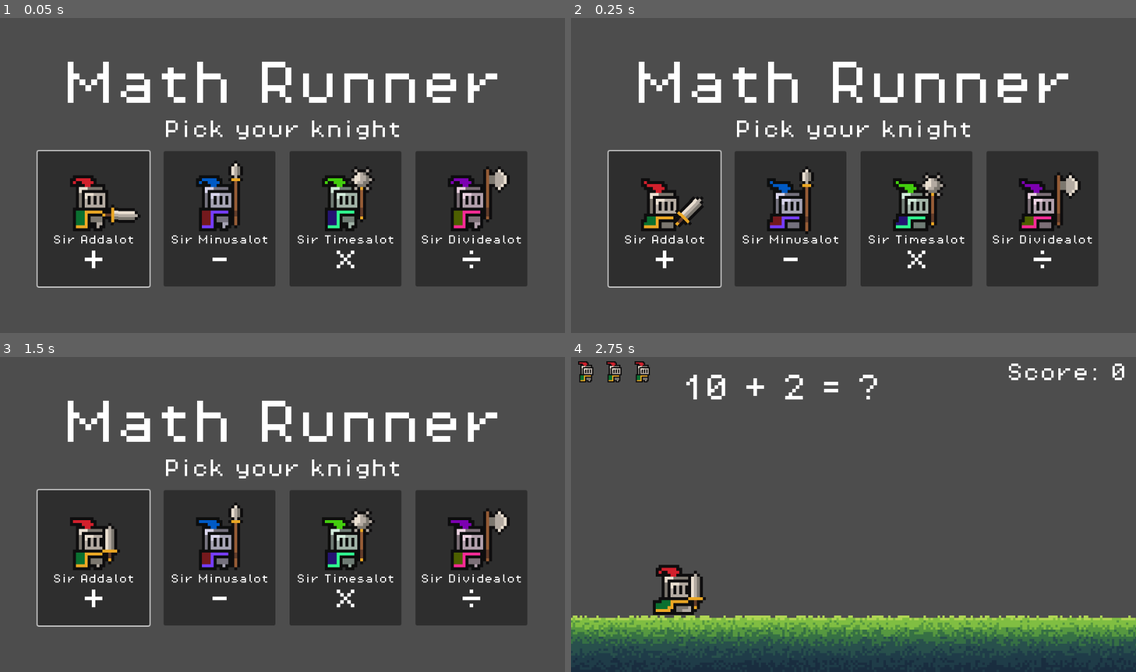
Above: before the commit, frames 1-4 (two rows, left to right).
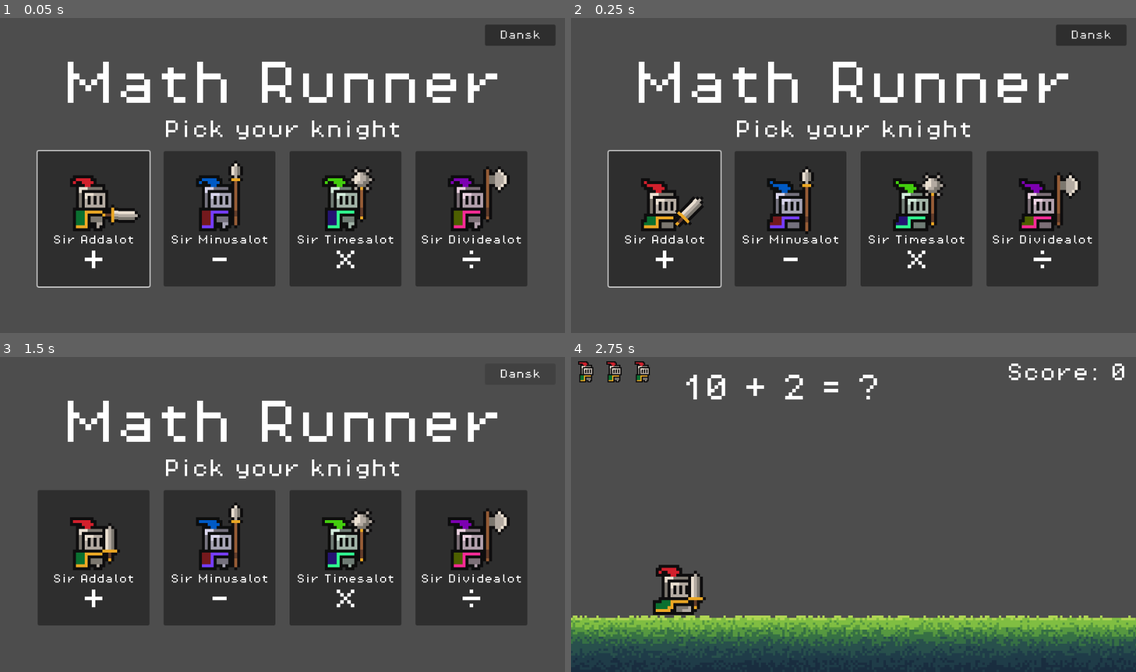
Above: after the commit, the same moments.

Repository: fredsoe-io/math-runner
Game: Godot game, scene res://scenes/main_menu.tscn
The game is run twice, just before and just after one commit, with the same random seed, the same clock (stepped at 60 frames per second) and the same inputs.
Inputs (mouse positions are in pixels of both pictures, inside the frame that each line leads up to):
- Up to frame 1 (0.05 s): no input
- Up to frame 2 (0.25 s): no input
- Up to frame 3 (1.5 s): click (519, 372) at 0.5 s, where only the run after the commit has a clickable "Dansk"; click (519, 372) at 1.25 s, where only the run after the commit has a clickable "English"
- Up to frame 4 (2.75 s): click (667, 558) at 2 s

The runs differ from the first frame. In frame 1, 0.8% of the frame differs, in the area x 85-99%, y 2-9%; in frame 2, 0.8%; in frame 3, 0.6%; in frame 4, nothing differs.

Commit message:
Add Danish, with a language button in the main menu
The Danish text is in translations/translations.csv with the English text
as the key. Scene text is translated by Godot; text set from code goes
through tr(). The knights' names stay English. The game starts in the
browser's language, and the "Dansk"/"English" button in the main menu
switches and is remembered in user://player.cfg next to the name.

The player.cfg reads and writes move to GlobalConfig, which keeps the
other key when one is saved (saving the name used to rewrite the file).

The game over title and the scoreboard status now wrap. "Spillet er slut!"
is too wide for one line, and two English messages (bad name, rate limit)
were already wider than the board and pushed it off the screen.

Co-Authored-By: Claude Opus 5.5 <noreply@anthropic.com>

Diff:
--- a/project.godot
+++ b/project.godot
@@ -45,6 +45,10 @@
 ]
 }
 
+[internationalization]
+
+locale/translations=PackedStringArray("res://translations/translations.da.translation")
+
 [rendering]
 
 textures/canvas_textures/default_texture_filter=0
--- a/scenes/hud.tscn
+++ b/scenes/hud.tscn
@@ -56,6 +56,7 @@
 theme_override_font_sizes/font_size = 48
 text = "Game Over!"
 horizontal_alignment = 1
+autowrap_mode = 3
 
 [node name="HintLabel" type="Label" parent="GameOverScreen/Left"]
 layout_mode = 2
@@ -134,6 +135,7 @@
 layout_mode = 2
 theme_override_font_sizes/font_size = 16
 horizontal_alignment = 1
+autowrap_mode = 3
 
 [connection signal="pressed" from="GameOverScreen/Left/MenuButton" to="." method="_on_menu_button_pressed"]
 [connection signal="focus_entered" from="GameOverScreen/BoardPanel/Board/NameRow/NameEdit" to="." method="_on_name_edit_focus_entered"]
--- a/scenes/main_menu.tscn
+++ b/scenes/main_menu.tscn
@@ -70,7 +70,23 @@
 knight_name = "Sir Dividealot"
 symbol = "÷"
 
+[node name="LanguageButton" type="Button" parent="."]
+unique_name_in_owner = true
+auto_translate_mode = 2
+layout_mode = 1
+anchors_preset = 1
+anchor_left = 1.0
+anchor_right = 1.0
+offset_left = -136.0
+offset_top = 16.0
+offset_right = -16.0
+offset_bottom = 52.0
+grow_horizontal = 0
+theme_override_font_sizes/font_size = 16
+text = "Dansk"
+
 [connection signal="knight_selected" from="MarginContainer/VBoxContainer/Knights/SirAddalot" to="." method="_on_knight_selected"]
 [connection signal="knight_selected" from="MarginContainer/VBoxContainer/Knights/SirMinusalot" to="." method="_on_knight_selected"]
 [connection signal="knight_selected" from="MarginContainer/VBoxContainer/Knights/SirTimesalot" to="." method="_on_knight_selected"]
 [connection signal="knight_selected" from="MarginContainer/VBoxContainer/Knights/SirDividealot" to="." method="_on_knight_selected"]
+[connection signal="pressed" from="LanguageButton" to="." method="_on_language_button_pressed"]
--- a/scripts/global_config.gd
+++ b/scripts/global_config.gd
@@ -56,8 +56,40 @@
 # UI Settings
 var life_size: Vector2 = Vector2(24, 24)
 
+# Language
+# English or Danish. The Danish text is in translations/translations.csv, with
+# the English text as the key. The main menu has a button to switch; until the
+# player uses it, the game follows the browser's (or computer's) language.
+const LANGUAGES: Array[String] = ["en", "da"]
+var language: String = "en"
+
+# What the game remembers between visits: the name for the scoreboard and the
+# language
+const PLAYER_FILE := "user://player.cfg"
+
 func _ready() -> void:
 	question_generator = create_question_generator(problem_type)
+	set_language(load_player_setting("language", _system_language()), false)
+
+func set_language(new_language: String, remember := true) -> void:
+	language = new_language if new_language in LANGUAGES else "en"
+	TranslationServer.set_locale(language)
+	if remember:
+		save_player_setting("language", language)
+
+func _system_language() -> String:
+	return "da" if OS.get_locale_language() == "da" else "en"
+
+func load_player_setting(key: String, default: Variant) -> Variant:
+	var config := ConfigFile.new()
+	config.load(PLAYER_FILE) # No file yet just gives the default
+	return config.get_value("player", key, default)
+
+func save_player_setting(key: String, value: Variant) -> void:
+	var config := ConfigFile.new()
+	config.load(PLAYER_FILE) # Keep the other settings
+	config.set_value("player", key, value)
+	config.save(PLAYER_FILE)
 
 func set_problem_type(type: Constants.ProblemType) -> void:
 	print("Setting problem type to: ", type)
--- a/scripts/hud.gd
+++ b/scripts/hud.gd
@@ -4,8 +4,6 @@
 ## The player pressed Save (or Enter) with this name
 signal save_requested(player_name: String)
 
-## The last name typed is remembered here for next time
-const PLAYER_FILE := "user://player.cfg"
 const NEW_SCORE_COLOR := Color.GOLD
 
 @onready var healthbar = $Healthbar
@@ -15,13 +13,14 @@
 
 func _ready() -> void:
 	$GameOverScreen.visible = false
-	%NameEdit.text = _load_name()
+	# The last name typed is remembered for next time
+	%NameEdit.text = GlobalConfig.load_player_setting("name", "")
 
 func set_formular(formular: String):
 	$Formular.text = formular
 
 func set_score(score: int):
-	$Score.text = str("Score: ", score)
+	$Score.text = tr("Score: %d") % score
 
 func lose_life():
 	healthbar.lose_life()
@@ -37,7 +36,7 @@
 	if state:
 		_saving = false
 		_clear_rows()
-		%StatusLabel.text = "Loading the scoreboard..."
+		%StatusLabel.text = tr("Loading the scoreboard...")
 		%SaveButton.disabled = false
 	else:
 		%NameEdit.release_focus()
@@ -49,14 +48,14 @@
 
 func set_board_name(board_name: String) -> void:
 	_board_name = board_name
-	%BoardTitle.text = "Top 10 - %s" % board_name
+	%BoardTitle.text = tr("Top 10 - %s") % board_name
 
 ## Shows part of the board: the top 10, or after saving the 10 entries around
 ## the new score. new_rank > 0 means the player's score was just saved.
 func show_board(entries: Array, new_rank: int) -> void:
 	_clear_rows()
 	var is_top := entries.is_empty() or int(entries[0].rank) == 1
-	%BoardTitle.text = ("Top 10 - %s" if is_top else "Your place - %s") % _board_name
+	%BoardTitle.text = (tr("Top 10 - %s") if is_top else tr("Your place - %s")) % _board_name
 	for entry in entries:
 		var color: Color = NEW_SCORE_COLOR if entry.get("is_new", false) else Color.WHITE
 		# JSON numbers arrive as floats, so make them whole numbers again
@@ -67,9 +66,9 @@
 	if new_rank > 0:
 		_saving = false
 		%SaveButton.disabled = true
-		%StatusLabel.text = "Saved! You are number %d" % new_rank
+		%StatusLabel.text = tr("Saved! You are number %d") % new_rank
 	elif entries.is_empty():
-		%StatusLabel.text = "No scores yet. Be the first!"
+		%StatusLabel.text = tr("No scores yet. Be the first!")
 	elif not _saving:
 		%StatusLabel.text = ""
 
@@ -83,13 +82,13 @@
 func _on_save_pressed() -> void:
 	var player_name: String = %NameEdit.text.strip_edges()
 	if player_name == "":
-		%StatusLabel.text = "Type your name first"
+		%StatusLabel.text = tr("Type your name first")
 		return
-	_save_name(player_name)
+	GlobalConfig.save_player_setting("name", player_name)
 	%NameEdit.release_focus()
 	_saving = true
 	%SaveButton.disabled = true
-	%StatusLabel.text = "Saving..."
+	%StatusLabel.text = tr("Saving...")
 	save_requested.emit(player_name)
 
 func _on_name_submitted(_text: String) -> void:
@@ -101,7 +100,7 @@
 	# so ask with the browser's own prompt instead
 	if OS.has_feature("web") and DisplayServer.is_touchscreen_available():
 		%NameEdit.release_focus()
-		var answer = JavaScriptBridge.eval("prompt('Your name', %s)" % JSON.stringify(%NameEdit.text))
+		var answer = JavaScriptBridge.eval("prompt(%s, %s)" % [JSON.stringify(tr("Your name")), JSON.stringify(%NameEdit.text)])
 		if answer is String:
 			%NameEdit.text = answer.strip_edges().left(%NameEdit.max_length)
 
@@ -115,20 +114,10 @@
 func _add_cell(text: String, color: Color, alignment: HorizontalAlignment, expand := false) -> void:
 	var label := Label.new()
 	label.text = text
+	label.auto_translate_mode = Node.AUTO_TRANSLATE_MODE_DISABLED # A player called "Addition" stays that
 	label.horizontal_alignment = alignment
 	label.add_theme_font_size_override("font_size", 16)
 	label.add_theme_color_override("font_color", color)
 	if expand:
 		label.size_flags_horizontal = Control.SIZE_EXPAND_FILL
 	%Rows.add_child(label)
-
-func _load_name() -> String:
-	var config := ConfigFile.new()
-	if config.load(PLAYER_FILE) != OK:
-		return ""
-	return config.get_value("player", "name", "")
-
-func _save_name(player_name: String) -> void:
-	var config := ConfigFile.new()
-	config.set_value("player", "name", player_name)
-	config.save(PLAYER_FILE)
--- a/scripts/main.gd
+++ b/scripts/main.gd
@@ -92,7 +92,7 @@
 	$HUD.show_game_over(false)
 	# Each knight has its own board. The server starts the clock for this game now.
 	var board: String = GlobalConfig.get_scoreboard_board()
-	$HUD.set_board_name(board.capitalize())
+	$HUD.set_board_name(tr(board.capitalize()))
 	$ScoreboardClient.start_run(board)
 
 func _on_save_requested(player_name: String) -> void:
--- a/scripts/main_menu.gd
+++ b/scripts/main_menu.gd
@@ -1,6 +1,7 @@
 extends Control
 
 func _ready() -> void:
+	_show_language_button()
 	# Keyboard navigation only works once something has focus.
 	# Start on the knight that was played last.
 	for knight_button in %Knights.get_children():
@@ -10,3 +11,11 @@
 func _on_knight_selected(problem_type: Constants.ProblemType) -> void:
 	GlobalConfig.set_problem_type(problem_type)
 	get_tree().change_scene_to_file("res://scenes/main.tscn")
+
+func _on_language_button_pressed() -> void:
+	GlobalConfig.set_language("en" if GlobalConfig.language == "da" else "da")
+	_show_language_button()
+
+# The button names the language it switches to, in that language
+func _show_language_button() -> void:
+	%LanguageButton.text = "English" if GlobalConfig.language == "da" else "Dansk"
--- a/scripts/scoreboard_client.gd
+++ b/scripts/scoreboard_client.gd
@@ -54,10 +54,10 @@
 ## Saves the score of the current run and then emits board_loaded
 func submit(player_name: String, score: int) -> void:
 	if not is_enabled():
-		failed.emit("The scoreboard is not available")
+		failed.emit(tr("The scoreboard is not available"))
 		return
 	if _run_id == "":
-		failed.emit("This game could not be saved")
+		failed.emit(tr("This game could not be saved"))
 		return
 	var run_id := _run_id
 	var payload := {
@@ -77,7 +77,7 @@
 ## Loads the top 10 of the current board and then emits board_loaded
 func load_board() -> void:
 	if not is_enabled():
-		failed.emit("The scoreboard is not available")
+		failed.emit(tr("The scoreboard is not available"))
 		return
 	var body = await _request(HTTPClient.METHOD_GET, "/%s/%s" % [GAME, _board])
 	if body != null:
@@ -94,14 +94,14 @@
 	var error := http.request(_base_url + API_PATH + path, headers, method, data)
 	if error != OK:
 		http.queue_free()
-		failed.emit("The scoreboard is not available")
+		failed.emit(tr("The scoreboard is not available"))
 		return null
 
 	var response: Array = await http.request_completed # result, code, headers, body
 	http.queue_free()
 	var code: int = response[1]
 	if response[0] != HTTPRequest.RESULT_SUCCESS or code == 0:
-		failed.emit("The scoreboard is not available")
+		failed.emit(tr("The scoreboard is not available"))
 		return null
 	# JSON.new().parse() only returns an error code; JSON.parse_string() would
 	# also print one when a proxy answers with HTML
@@ -116,19 +116,19 @@
 func _message_for(code: int, body) -> String:
 	match code:
 		403:
-			return "That score could not be saved" # bad signature
+			return tr("That score could not be saved") # bad signature
 		409:
-			return "This score is already saved"
+			return tr("This score is already saved")
 		410:
-			return "Too late to save this score"
+			return tr("Too late to save this score")
 		422:
 			# Usually a name with symbols in it. The server says what is wrong in "detail".
 			if body is Dictionary and body.get("detail") is Array:
-				return "Names can only have letters, numbers, spaces, - and _"
-			return "That score could not be saved"
+				return tr("Names can only have letters, numbers, spaces, - and _")
+			return tr("That score could not be saved")
 		429:
-			return "Too many games at once, wait a minute"
-	return "The scoreboard is not available"
+			return tr("Too many games at once, wait a minute")
+	return tr("The scoreboard is not available")
 
 
 func _sign(message: String) -> String:
--- /dev/null
+++ b/translations/translations.csv
@@ -0,0 +1,26 @@
+keys,da
+Pick your knight,Vælg din ridder
+Score: %d,Point: %d
+Game Over!,Spillet er slut!
+Jump to try again,Hop for at prøve igen
+Pick another knight,Vælg en anden ridder
+Top 10 - %s,Top 10 - %s
+Your place - %s,Din plads - %s
+Addition,Plus
+Subtraction,Minus
+Multiplication,Gange
+Division,Division
+Your name,Dit navn
+Save score,Gem point
+Loading the scoreboard...,Henter listen...
+No scores yet. Be the first!,Ingen endnu. Bliv den første!
+Type your name first,Skriv dit navn først
+Saving...,Gemmer...
+Saved! You are number %d,Gemt! Du er nummer %d
+The scoreboard is not available,Listen virker ikke lige nu
+This game could not be saved,Spillet kunne ikke gemmes
+That score could not be saved,Pointene kunne ikke gemmes
+This score is already saved,Pointene er allerede gemt
+Too late to save this score,Pointene kan ikke gemmes længere
+"Names can only have letters, numbers, spaces, - and _","Navne må kun have bogstaver, tal, mellemrum, - og _"
+"Too many games at once, wait a minute","For mange spil på én gang, vent et minut"
Binary file changed: docs/menu.png
Not shown, added: translations/translations.csv.import
Binary file added: translations/translations.da.translation
